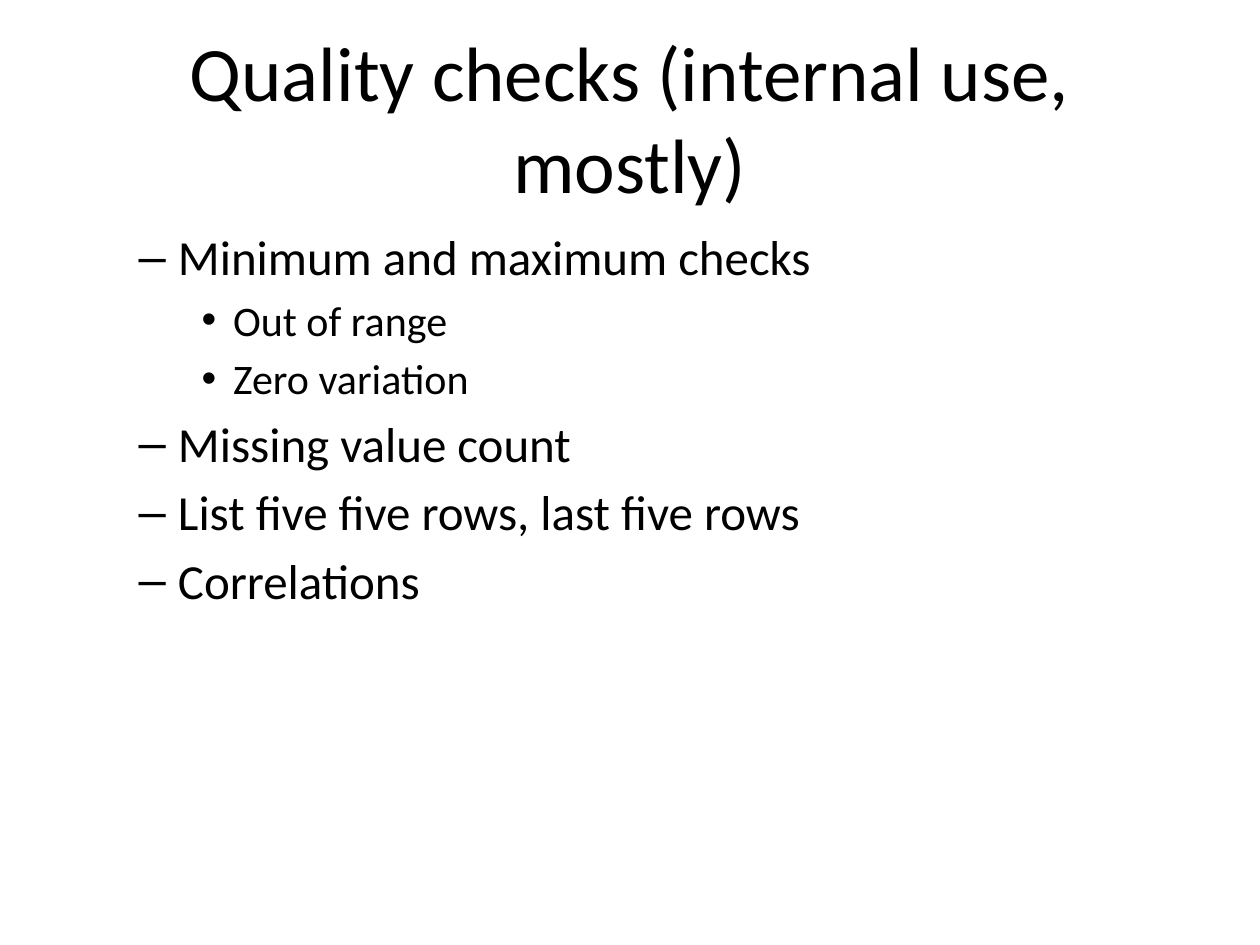
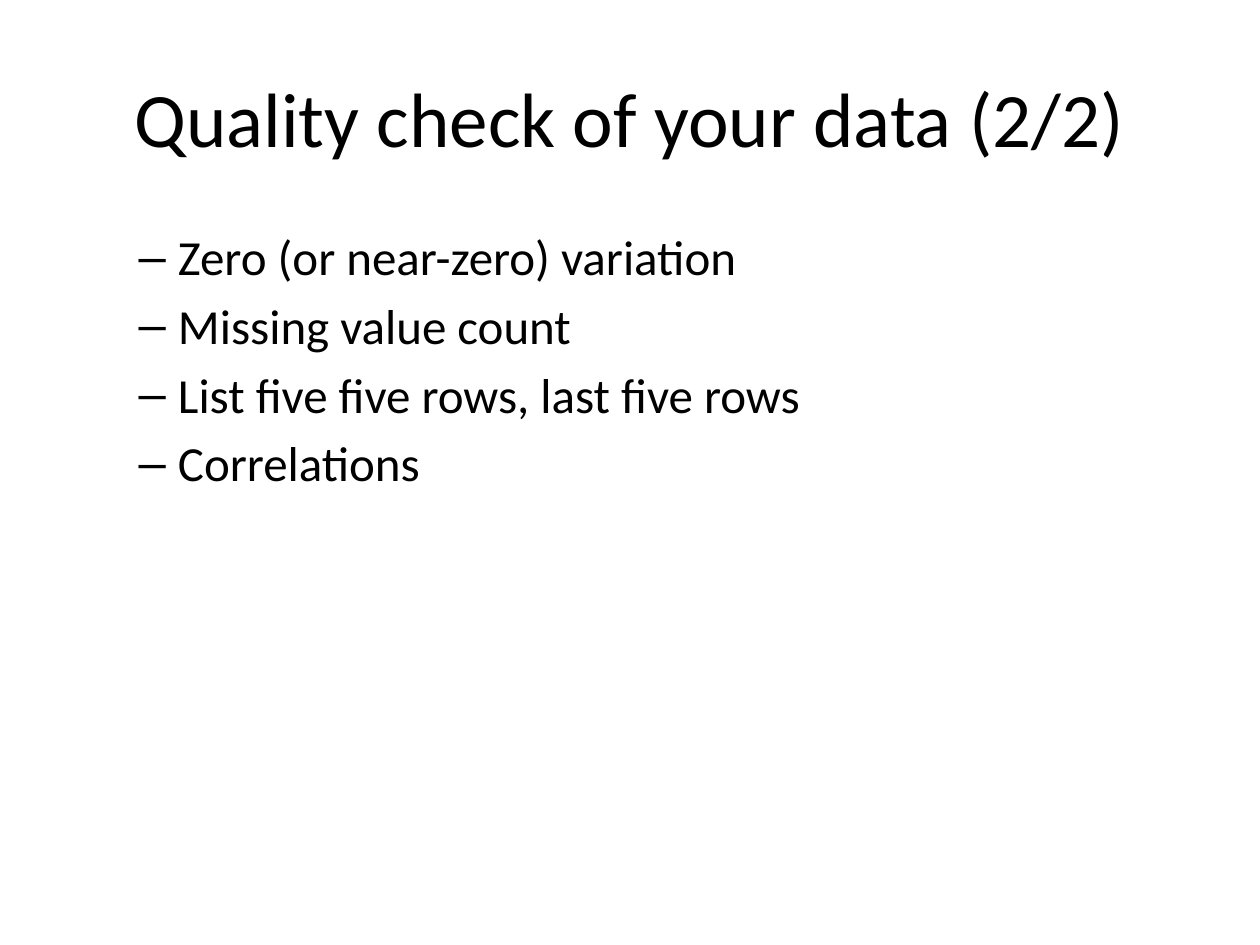
Before and after one commit to classes-medb/5510, a slide deck: slide 9 of src/video-13-statistical-models.pptx. Drawn at 1260x945 pixels with LibreOffice and Linux fonts; fonts in the diff are those of the drawing. Boxes give left, top, right and bottom in pixels: in the first picture for what was removed or moved away, otherwise in the second. Text is boxed around its words. In the diff, an @@ line names an element or a change of style, - is before the commit and + after.

```diff
--- a/src/video-13-statistical-models.pptx
+++ b/src/video-13-statistical-models.pptx
@@ title at bbox=[135, 91, 1123, 160]: text changed @@
-Quality checks (internal use, mostly)
+Quality check of your data (2/2)
@@ text at bbox=[178, 239, 736, 282]: text changed @@
-  – Minimum and maximum checks
-    • Out of range
-    • Zero variation
+  – Zero (or near-zero) variation
```
Also in this commit, not shown: 3 other slides changed, 8 slides added, 8 other files.
